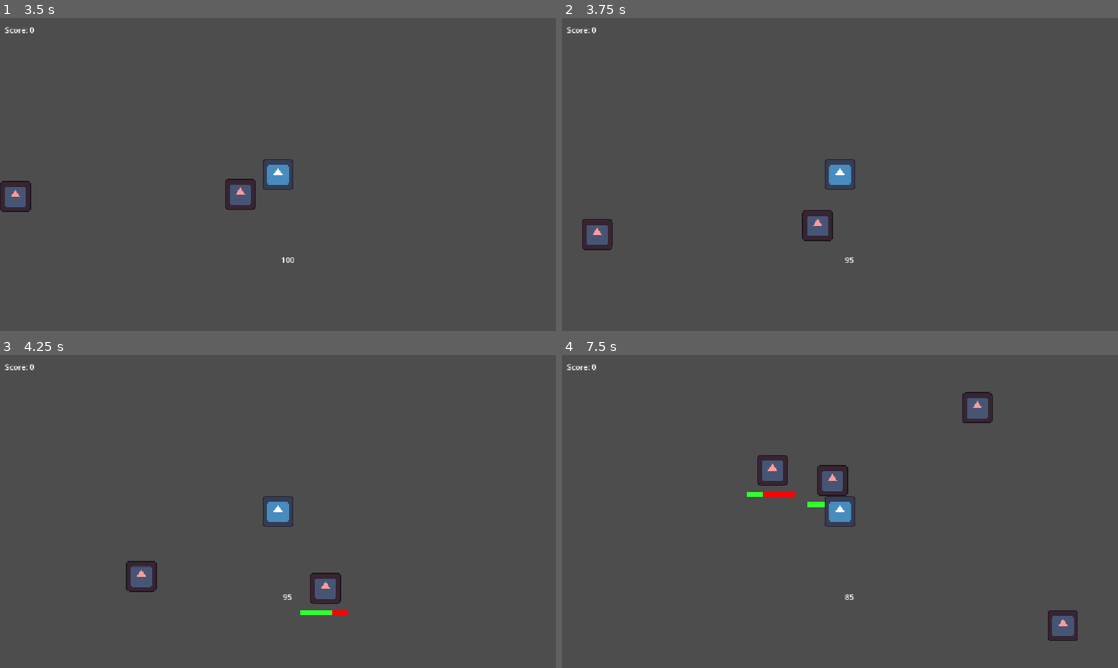
Above: before the commit, frames 1-4 (two rows, left to right).
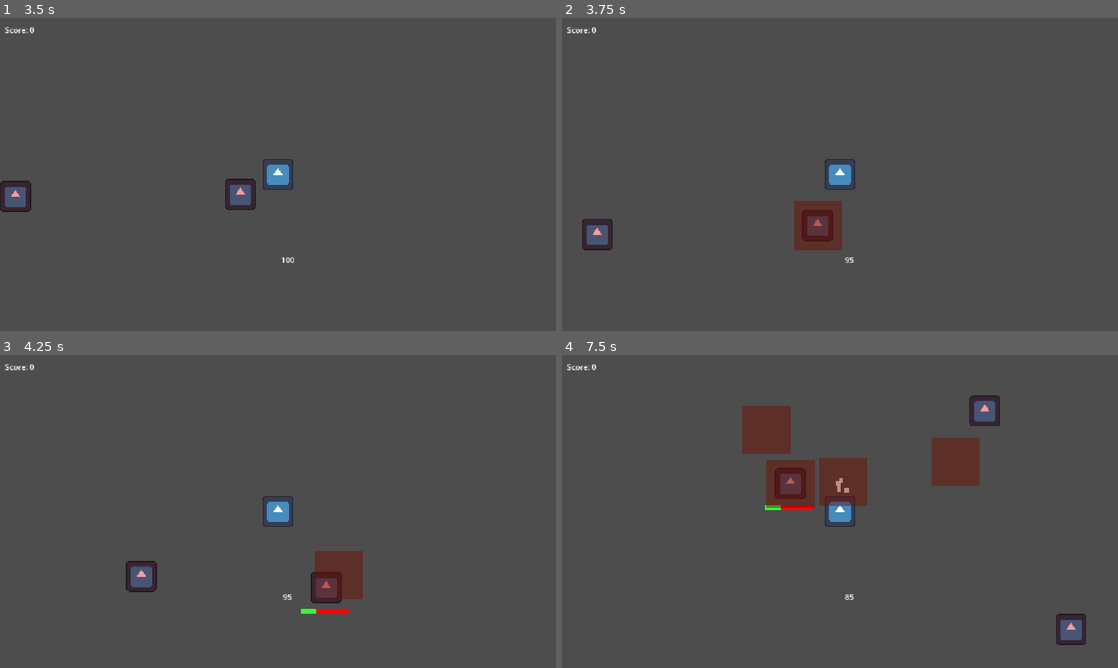
Above: after the commit, the same moments.

Repository: Enckripted/vampire-survivors-lite
Game: Godot game, scene res://game_scene.tscn
Same seed, same stepped clock (60 frames per second), same inputs: the game is played once before the commit and once after it. The engine's default icon, where the game draws it, is replaced by a stand-in: a white triangle on a blue panel in a dark square.
Inputs:
- Up to frame 1 (3.5 s): hold Right (ui_right) 0.53-1.28 s; hold Down (ui_down) 1.28-2.03 s; hold Right (ui_right) 2.03-2.78 s; hold Up (ui_up) from 2.78 s (still down)
- Up to frame 2 (3.75 s): release Up (ui_up) at 3.53 s; hold Left (ui_left) from 3.53 s (still down)
- Up to frame 3 (4.25 s): keep holding Left (ui_left)
- Up to frame 4 (7.5 s): release Left (ui_left) at 5.03 s; hold Down (ui_down) 5.03-5.78 s; hold Right (ui_right) 5.78-6.53 s; hold Up (ui_up) 6.53-7.28 s; hold Right (ui_right) from 7.28 s (still down)

Frame 1 is identical in both runs. In frame 2, 1.4% of the frame differs, in the area x 41-51%, y 58-75%; in frame 3, 1.5%; in frame 4, 6.8%, in the area x 32-95%, y 11-93%.

Commit message:
feat: bigger sword hit area

Diff:
--- a/entities/player.gd
+++ b/entities/player.gd
@@ -3,6 +3,8 @@
 
 @export var speed := 400
 @export var attack_knockback := 800
+@export var attack_damage := 10
+@export var sword_attack: PackedScene
 
 @onready var auto_attack_timer = $AutoAttackTimer as Timer
 @onready var auto_attack_area = $AutoAttackArea as Area2D
@@ -19,21 +21,23 @@
 	return (enemy.position - position).length()
 
 func auto_attack():
+	var target: Enemy = null
 	var bodies = auto_attack_area.get_overlapping_bodies()
-	var target: Enemy = null
 
 	for body in bodies:
 		var enemy = body as Enemy
 		if enemy == null:
 			continue
 
-		if target == null or enemy_dist_away(target) < enemy_dist_away(enemy):
+		if target == null or enemy_dist_away(target) > enemy_dist_away(enemy):
 			target = enemy
-
 	if target == null:
 		return
-	var knockback_dir = (target.position-position).normalized()
-	target.deal_damage(5, knockback_dir * attack_knockback)
+
+	var n_attack = sword_attack.instantiate() as SwordAttack
+	n_attack.position = target.position
+	n_attack.setup(position, attack_damage, attack_knockback)
+	get_tree().current_scene.add_child(n_attack)
 
 func _process(_delta: float) -> void:
 	direction = Vector2.ZERO
--- a/entities/player.tscn
+++ b/entities/player.tscn
@@ -2,6 +2,7 @@
 
 [ext_resource type="Texture2D" uid="uid://wqs7tx2l1onk" path="res://icon.svg" id="1_4flbx"]
 [ext_resource type="Script" uid="uid://dp14360pvmeyg" path="res://entities/player.gd" id="1_onrkg"]
+[ext_resource type="PackedScene" uid="uid://dn7yyf16mplbi" path="res://projectiles/sword_attack.tscn" id="2_e4p34"]
 
 [sub_resource type="GDScript" id="GDScript_i3pqv"]
 script/source = "extends Sprite2D
@@ -17,6 +18,7 @@
 collision_mask = 2
 script = ExtResource("1_onrkg")
 attack_knockback = 400
+sword_attack = ExtResource("2_e4p34")
 immunity_time = 1.0
 knockback_decay = 1600
 move_while_knocked = true
@@ -36,6 +38,7 @@
 autostart = true
 
 [node name="AutoAttackArea" type="Area2D" parent="." unique_id=1999320627]
+collision_layer = 0
 collision_mask = 2
 
 [node name="CollisionShape2D" type="CollisionShape2D" parent="AutoAttackArea" unique_id=705646008]
--- a/project.godot
+++ b/project.godot
@@ -32,6 +32,7 @@
 
 2d_physics/layer_1="player"
 2d_physics/layer_2="enemies"
+2d_physics/layer_4="projectiles"
 
 [physics]
 
--- /dev/null
+++ b/projectiles/sword_attack.gd
@@ -0,0 +1,27 @@
+class_name SwordAttack
+extends Area2D
+
+var caster_position: Vector2
+var damage: int
+var knockback_magnitude: int
+
+var ticks = 0
+
+func slash():
+	var bodies = get_overlapping_bodies()
+	for body in bodies:
+		var enemy = body as Enemy
+		if enemy == null:
+			continue
+
+		enemy.deal_damage(10, (enemy.position-caster_position).normalized() * knockback_magnitude)
+
+func setup(_player_position: Vector2, _damage: int, _knockback_magnitude: int) -> void:
+	caster_position = _player_position
+	damage = _damage
+	knockback_magnitude = _knockback_magnitude
+
+func _physics_process(_delta: float) -> void:
+	if ticks == 1:
+		slash()
+	ticks += 1
--- /dev/null
+++ b/projectiles/sword_attack.tscn
@@ -0,0 +1,19 @@
+[gd_scene format=3 uid="uid://dn7yyf16mplbi"]
+
+[ext_resource type="Script" uid="uid://d4a6ef12jl8om" path="res://projectiles/sword_attack.gd" id="1_qug4u"]
+
+[sub_resource type="RectangleShape2D" id="RectangleShape2D_ty0te"]
+size = Vector2(100, 100)
+
+[node name="SwordAttack" type="Area2D" unique_id=1294801971]
+z_index = 100
+collision_layer = 0
+collision_mask = 2
+script = ExtResource("1_qug4u")
+
+[node name="Polygon2D" type="Polygon2D" parent="." unique_id=1920951764]
+color = Color(0.43137255, 0.050980393, 0, 0.47058824)
+polygon = PackedVector2Array(-50, -50, -50, 50, 50, 50, 50, -50)
+
+[node name="CollisionShape2D" type="CollisionShape2D" parent="." unique_id=136387042]
+shape = SubResource("RectangleShape2D_ty0te")
Not shown, added: projectiles/sword_attack.gd.uid
